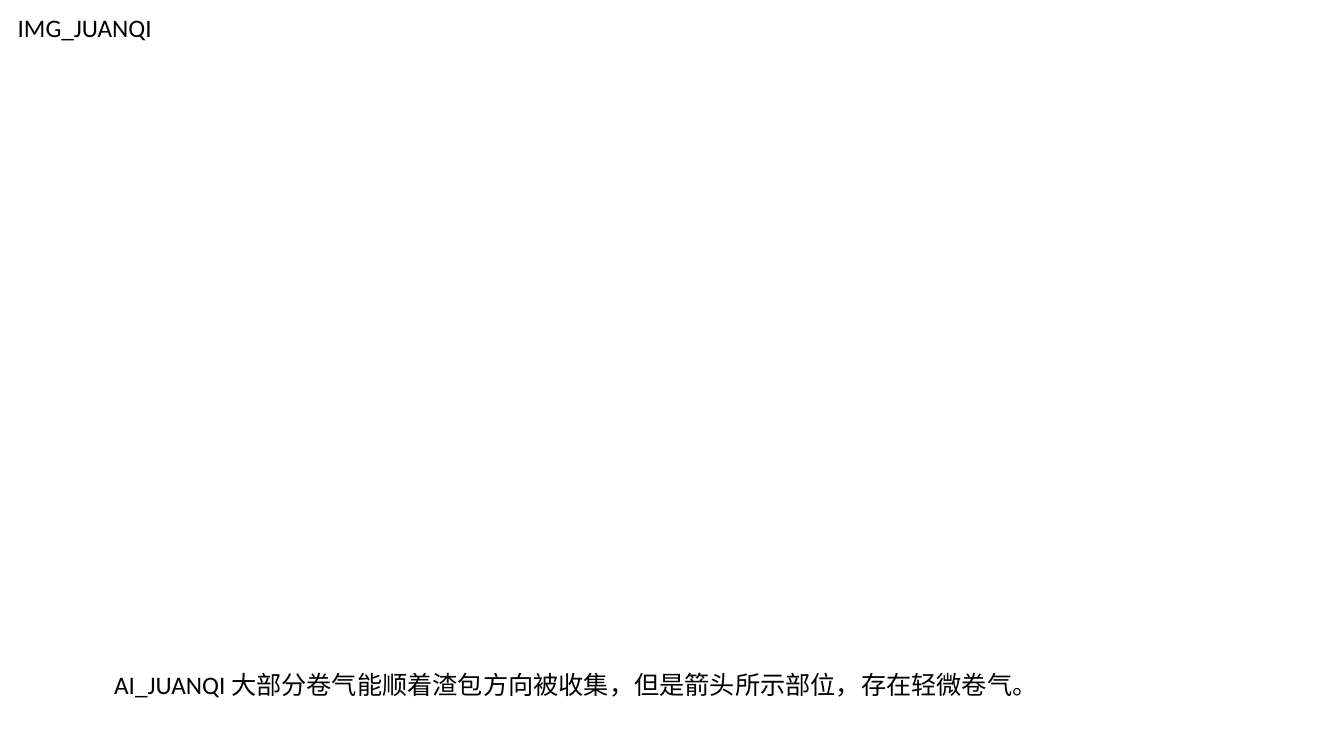
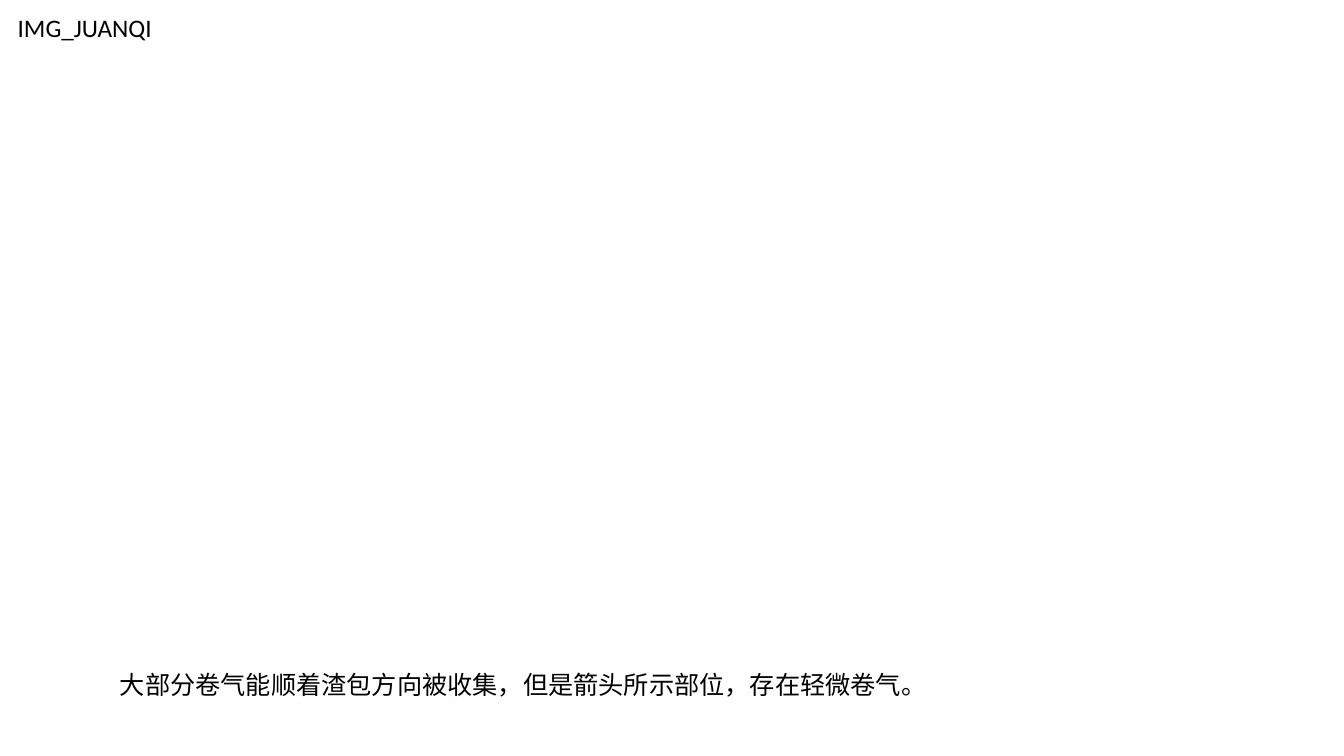
Before and after one commit to caomaowu/-----, a slide deck: slide 8 of 自动化模板4.pptx. Drawn at 1344x756 pixels with LibreOffice and Linux fonts; fonts in the diff are those of the drawing. Boxes give left, top, right and bottom in pixels: in the first picture for what was removed or moved away, otherwise in the second. Text is boxed around its words. In the diff, an @@ line names an element or a change of style, - is before the commit and + after.

```diff
--- a/自动化模板4.pptx
+++ b/自动化模板4.pptx
@@ text at (120, 672, 926, 697): text changed @@
-AI_JUANQI 大部分卷气能顺着渣包方向被收集，但是箭头所示部位，存在轻微卷气。
+大部分卷气能顺着渣包方向被收集，但是箭头所示部位，存在轻微卷气。
```
Also in this commit, not shown: 6 other slides changed, 4 other files.
